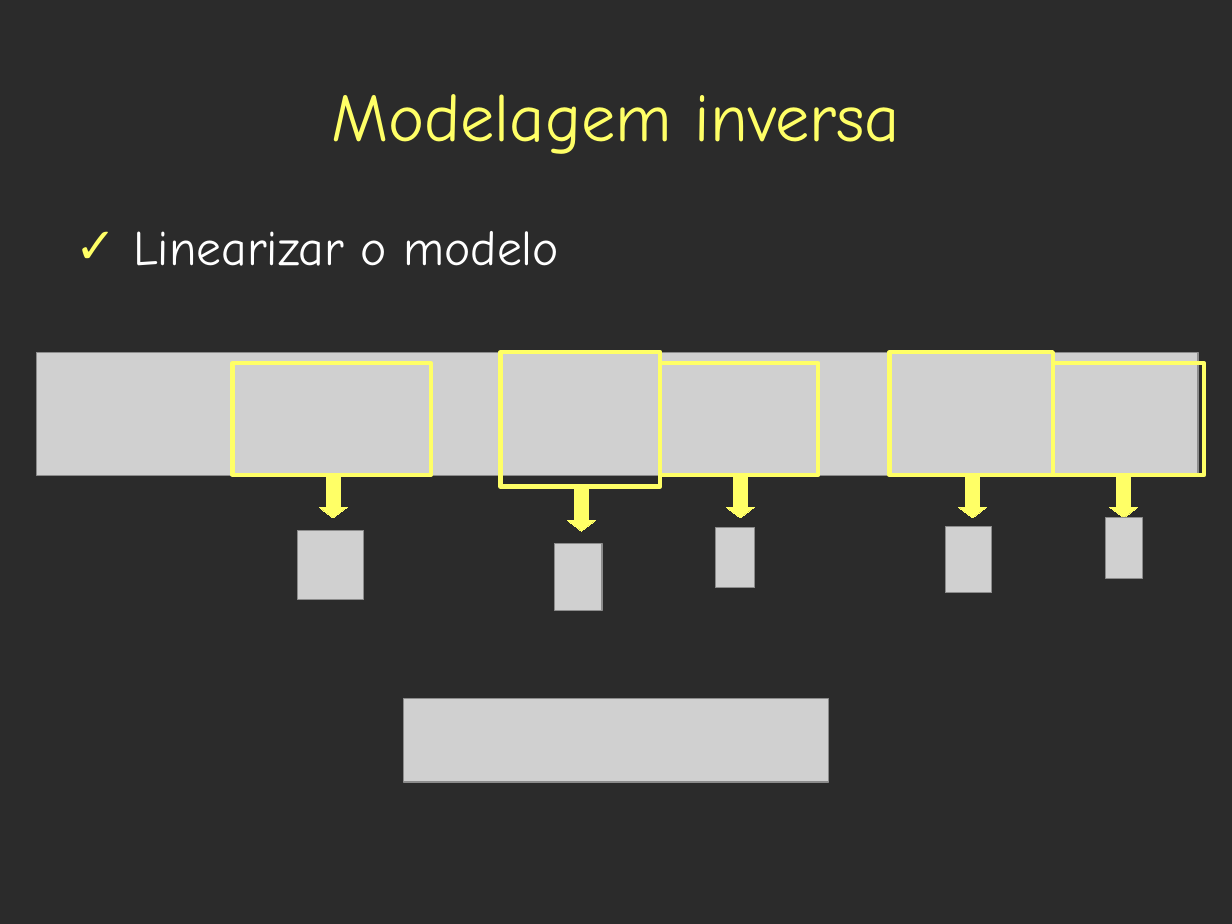
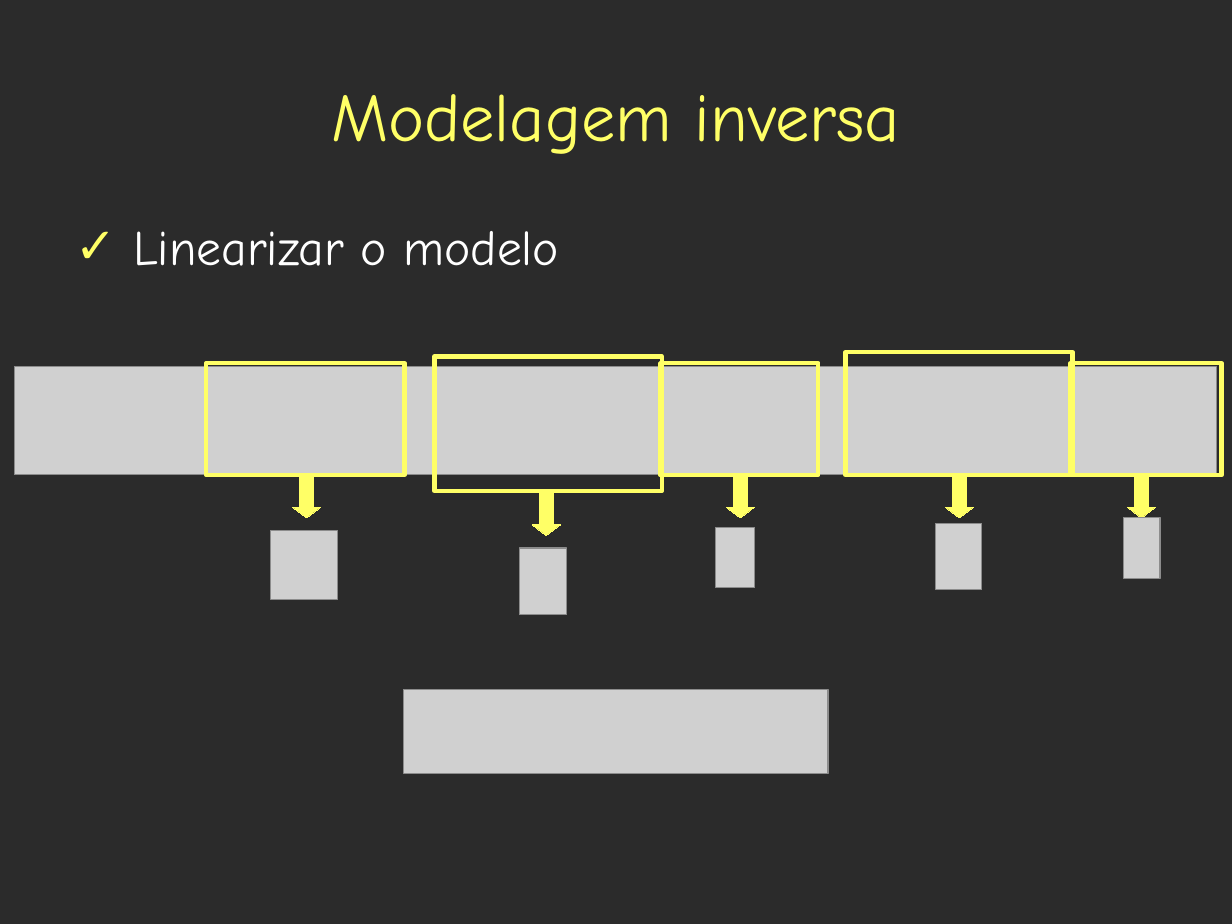
Before and after one commit to leouieda/geothermics, a slide deck: slide 108 of presentations/base_litosfera/estado_termico_lito_subcrustal.odp (slide 105 before the commit). Drawn at 1232x924 pixels with LibreOffice and Linux fonts; fonts in the diff are those of the drawing; grey boxes stand for pictures; background and template pictures are left out; a plain dark background stands for a picture behind light text. Boxes give left, top, right and bottom in pixels: in the first picture for what was removed or moved away, otherwise in the second. Text is boxed around its words. In the diff, an @@ line names an element or a change of style, - is before the commit and + after.

```diff
--- a/presentations/base_litosfera/estado_termico_lito_subcrustal.odp
+++ b/presentations/base_litosfera/estado_termico_lito_subcrustal.odp
@@ rectangle: place and size @@
-rectangle at <box>501,352,661,486</box>
+rectangle at <box>435,357,663,491</box>
@@ rectangle: place and size @@
-rectangle at <box>890,352,1053,475</box>
+rectangle at <box>846,352,1073,475</box>
@@ picture: place and size @@
-picture at <box>37,352,1198,475</box>
+picture at <box>15,367,1217,475</box>
@@ rectangle: place and size @@
-rectangle at <box>1053,363,1204,475</box>
+rectangle at <box>1071,363,1222,475</box>
@@ 1 picture, 1 rectangle, 1 down arrow: place and size @@
-1 picture, 1 rectangle, 1 down arrow at <box>233,363,432,600</box>
+1 picture, 1 rectangle, 1 down arrow at <box>206,363,405,600</box>
@@ down arrow: place and size @@
-down arrow at <box>959,475,987,518</box>
+down arrow at <box>946,475,974,518</box>
@@ down arrow: place and size @@
-down arrow at <box>1110,475,1138,518</box>
+down arrow at <box>1128,475,1156,518</box>
@@ down arrow: place and size @@
-down arrow at <box>568,489,596,531</box>
+down arrow at <box>532,493,560,536</box>
@@ picture: place and size @@
-picture at <box>946,527,992,593</box>
+picture at <box>936,523,982,589</box>
@@ picture: place and size @@
-picture at <box>1107,518,1144,578</box>
+picture at <box>1124,518,1160,578</box>
@@ picture: place and size @@
-picture at <box>555,543,603,610</box>
+picture at <box>520,548,568,615</box>
@@ picture: place and size @@
-picture at <box>404,699,828,783</box>
+picture at <box>404,690,828,774</box>
```
Also in this commit, not shown: 17 other slides changed, 3 slides added.
